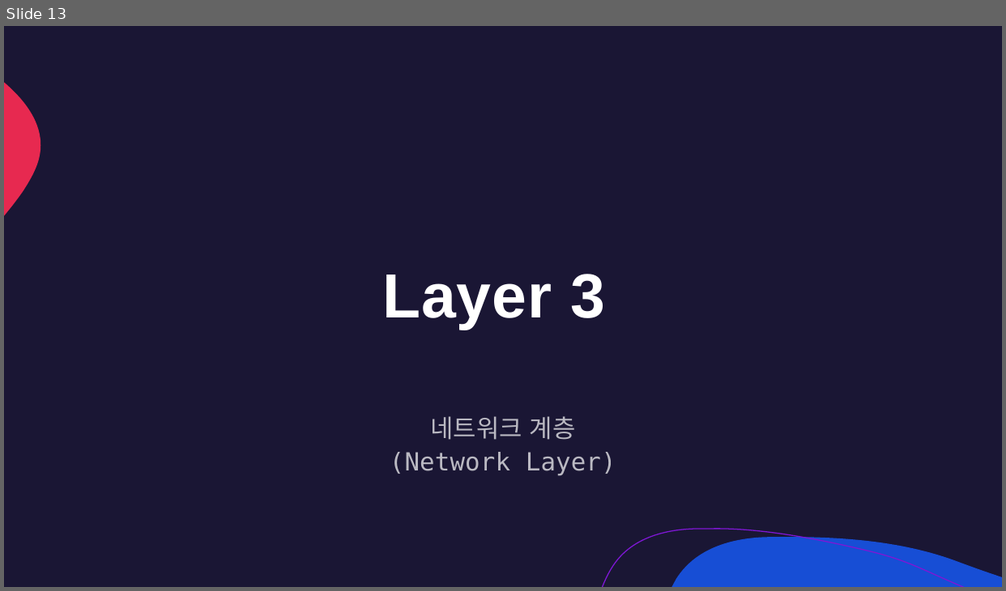
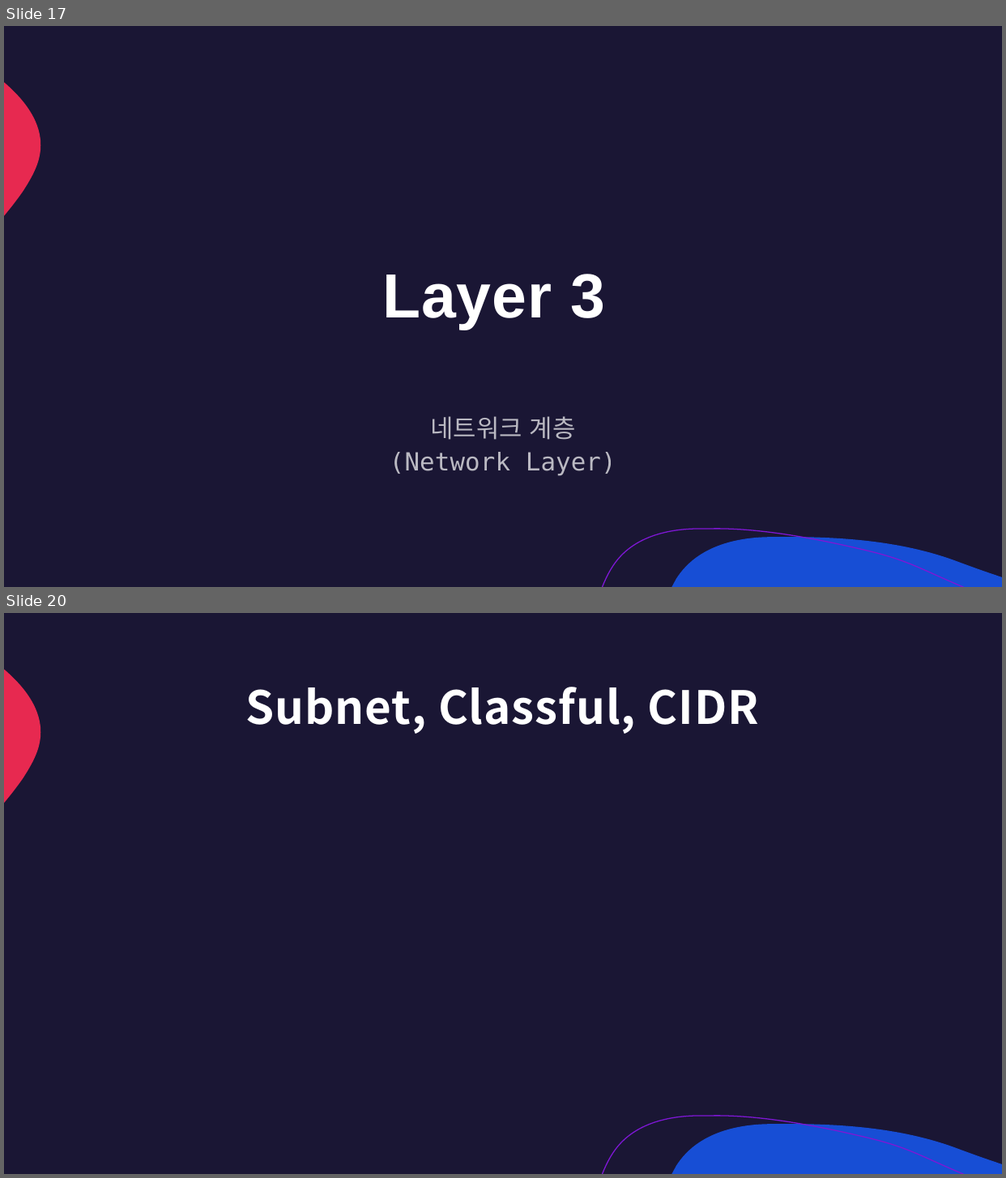
Before and after one commit to lumen4723/2024_network, a slide deck: 2.pptx. Shown one above the other, each under a label of ours: slide 13 before the commit, slides 17 and 20 after it; the slides between them are not shown. The pictures are 1006x591 and 1006x1178 pixels, drawn with LibreOffice and Linux fonts; fonts in the diff are those of the drawing. Boxes give left, top, right and bottom in pixels: in the first picture for what was removed or moved away, otherwise in the second. Text is boxed around its words. In the diff, an @@ line names an element or a change of style, - is before the commit and + after.

```diff
--- a/2.pptx
+++ b/2.pptx
@@ slide 20 added at (4,613,1002,1174), background #1A1634; not listed: 3 template elements that a slide beside it also shows @@
@@ title added at (246,687,759,734), 44 pt, text #FFFFFF, bold @@
+Subnet, Classful, CIDR
@@ what was slide 13 is now slide 17 @@
```
Also in this commit, not shown: 3 slides changed, 15 other slides added, 2 slides removed, 1 other file.
